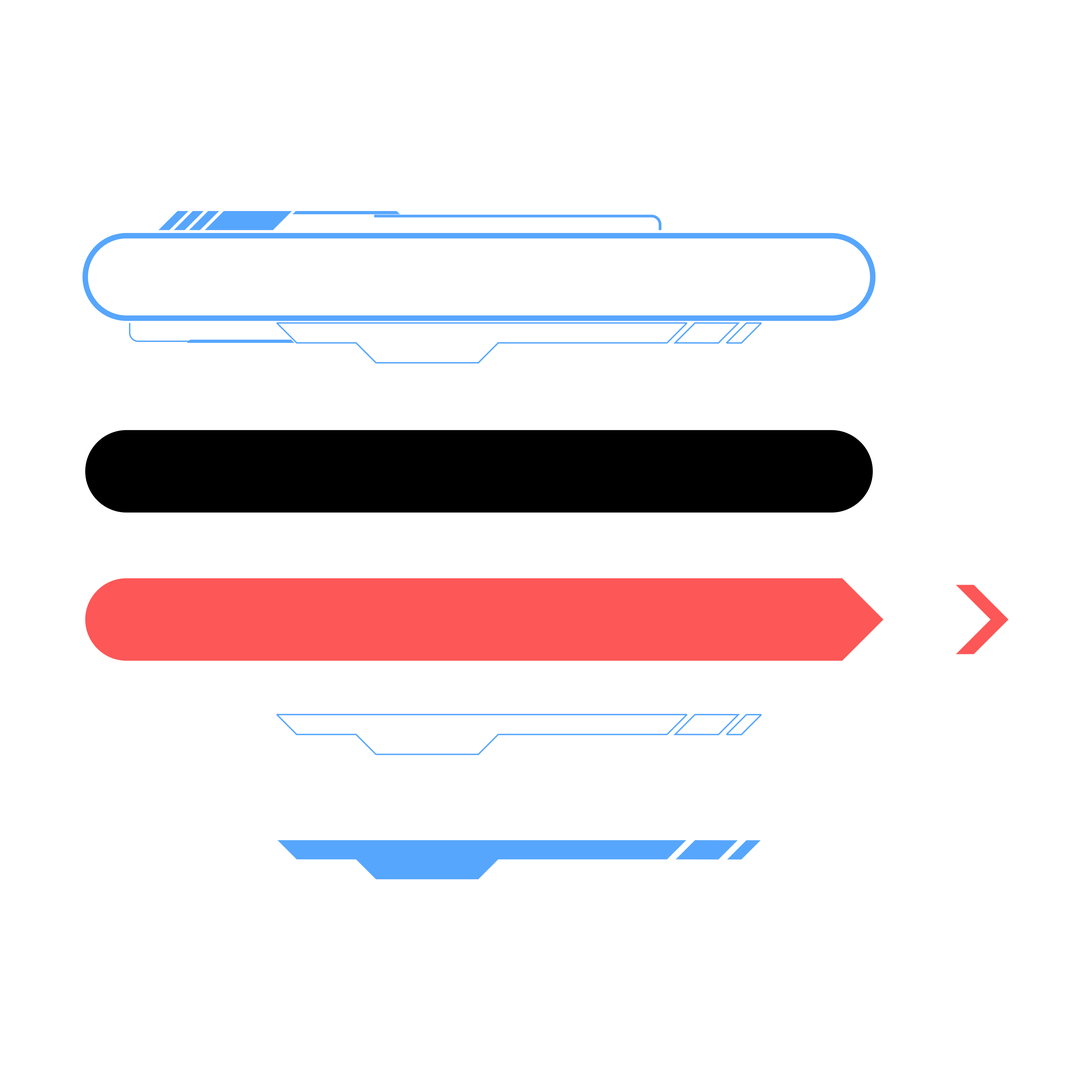
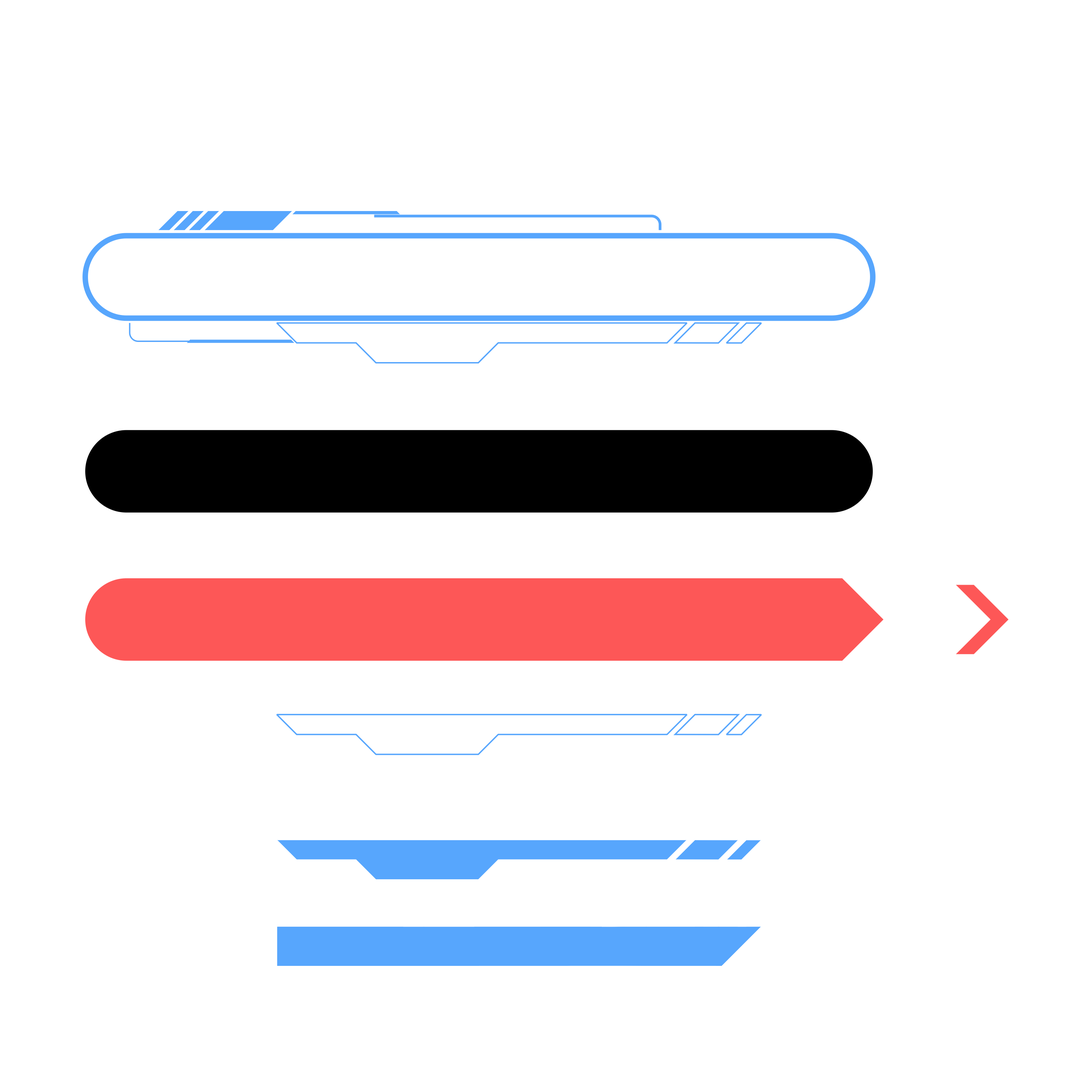
Layered file, before and after one edit (1091×1091). Changes by layer:
added layer "Layer 2 copy" above "Layer 2" over [left=277, top=927, right=762, bottom=967]
